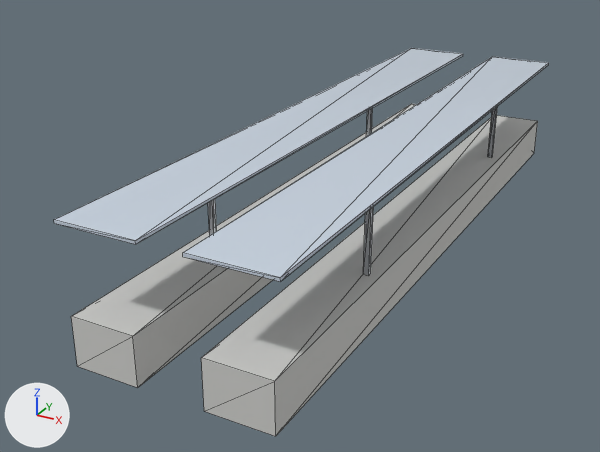
The glTF model assets/models/station.glb as it was, and as the next commit left it.
Camera for both pictures: a camera (50 mm lens) standing at (19.1, -43.2, 19.4) and looking at (-2.9, -3.4, -0.6). Every picture has the same lights, and +X, +Y and +Z are marked at lower left. The first picture is the older version. Mesh edges are drawn as thin lines. Vertices at exactly the same position are counted once.

In view in the first picture: 'gare_module'.
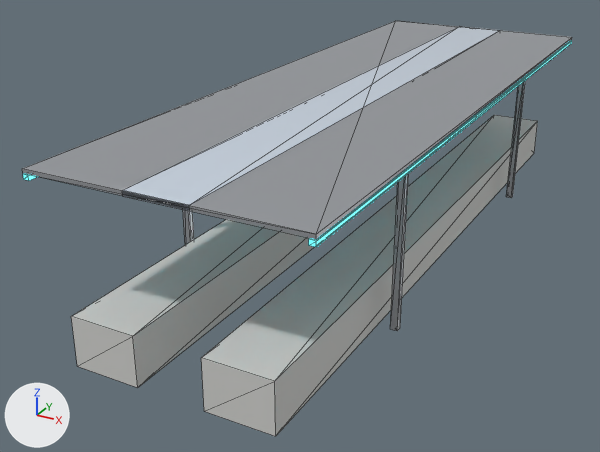
Edits to the bpy script that builds the scene:
```text
Change me_mesh_0:
    verts and faces of me_mesh_0; kept vertices keep their numbers, new ones are numbered from 64
    remove me_mesh_0.from_pydata(...)  # 64 vertices, 96 faces; spans x -5.5..5.5, y -20.0..20.0, z -1.6..5.6
    add me_mesh_0.from_pydata(...)  # 80 vertices, 120 faces; spans x -6.9..6.9, y -20.0..20.0, z -1.6..7.6
    me_mesh_0 part 1: a new loose piece, a box spanning x -6.95..-6.65, y -20.05..20.05, z 7.12..7.34, in mat_neon (dark cyan #3f5961, glowing cyan #6cffff)
    me_mesh_0 part 2: a new loose piece, a box spanning x 6.65..6.95, y -20.05..20.05, z 7.12..7.34, in mat_neon (dark cyan #3f5961, glowing cyan #6cffff)
    me_mesh_0 part 3
    add verts[16] = (-6.3, 9.8, -1.6)  # moved
    add verts[17] = (-5.9, 9.8, -1.6)  # moved
    add verts[18] = (-5.9, 9.8, 7.4)  # moved
    add verts[19] = (-6.3, 9.8, 7.4)  # moved
    add verts[20] = (-5.9, 10.2, -1.6)  # moved
    add verts[21] = (-6.3, 10.2, -1.6)  # moved
    add verts[22] = (-6.3, 10.2, 7.4)  # moved
    add verts[23] = (-5.9, 10.2, 7.4)  # moved
    add verts[32] = (5.9, 9.8, -1.6)  # moved, pixel (506, 196)
    add verts[33] = (6.3, 9.8, -1.6)  # moved, pixel (511, 197)
    add verts[34] = (6.3, 9.8, 7.4)  # moved
    add verts[35] = (5.9, 9.8, 7.4)  # moved
    add verts[36] = (6.3, 10.2, -1.6)  # moved, pixel (512, 196)
    add verts[37] = (5.9, 10.2, -1.6)  # moved
    add verts[38] = (5.9, 10.2, 7.4)  # moved
    add verts[39] = (6.3, 10.2, 7.4)  # moved
    me_mesh_0 part 4
    add verts[24] = (-6.3, -10.2, -1.6)  # moved
    add verts[25] = (-5.9, -10.2, -1.6)  # moved
    add verts[26] = (-5.9, -10.2, 7.4)  # moved
    add verts[27] = (-6.3, -10.2, 7.4)  # moved
    add verts[28] = (-5.9, -9.8, -1.6)  # moved
    add verts[29] = (-6.3, -9.8, -1.6)  # moved
    add verts[30] = (-6.3, -9.8, 7.4)  # moved
    add verts[31] = (-5.9, -9.8, 7.4)  # moved
    add verts[40] = (5.9, -10.2, -1.6)  # moved, pixel (390, 329)
    add verts[41] = (6.3, -10.2, -1.6)  # moved, pixel (397, 330)
    add verts[42] = (6.3, -10.2, 7.4)  # moved
    add verts[43] = (5.9, -10.2, 7.4)  # moved
    add verts[44] = (6.3, -9.8, -1.6)  # moved, pixel (400, 327)
    add verts[45] = (5.9, -9.8, -1.6)  # moved
    add verts[46] = (5.9, -9.8, 7.4)  # moved
    add verts[47] = (6.3, -9.8, 7.4)  # moved
    me_mesh_0 part 5
    add for i in [48, 51, 53, 54]: verts[i] += (-1.4, 0.0, 2.0)
    add for i in [49, 50, 52, 55]: verts[i] += (8.0, 0.0, 2.0)
    add for i in [56, 59, 61, 62]: verts[i] += (-2.7, 0.0, 2.0)
    add for i in [57, 58, 60, 63]: verts[i] += (-3.9, 0.0, 2.0)
    me_mesh_0 part 6: 12 faces spanning x -6.9..6.9, y -20.0..20.0, z 7.4..7.6 switch from mat_verriere (pale blue #cbd7e5) to mat_acier (light grey #b8bcc0)
    add me_mesh_0.materials.append(mat_neon)  # dark cyan #3f5961, glowing cyan #6cffff
```

Where the change shows, as pixel boxes [x1, y1, x2, y2] in the pictures (600 x 452 px; the box of a moved part takes in the faces that stretch with it):
'gare_module', reshaped (11% wider, 7% taller)
    before: [54, 48, 549, 436]
    after: [22, 21, 572, 436]
part 1 of me_mesh_0, added
    after: [23, 174, 38, 180]
part 2 of me_mesh_0, added
    after: [309, 40, 572, 247]
part 3 of me_mesh_0, moved or reshaped
    before: [367, 106, 498, 158]
    after: [506, 80, 526, 198]
part 4 of me_mesh_0, moved or reshaped
    before: [208, 199, 374, 276]
    after: [183, 173, 409, 331]
part 5 of me_mesh_0, moved or reshaped
    before: [183, 57, 549, 282]
    after: [122, 26, 500, 211]
part 6 of me_mesh_0, recoloured
    before: [54, 48, 463, 244]
    after: [22, 21, 572, 239]
